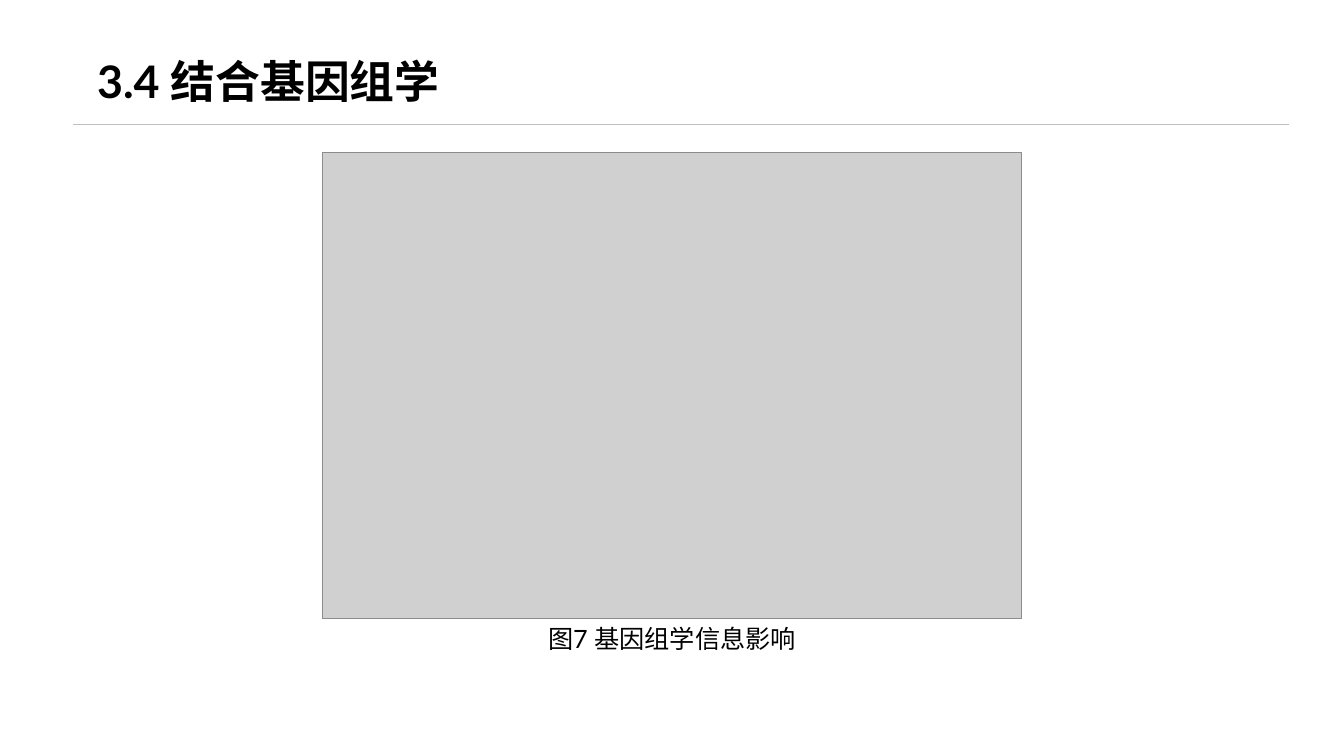
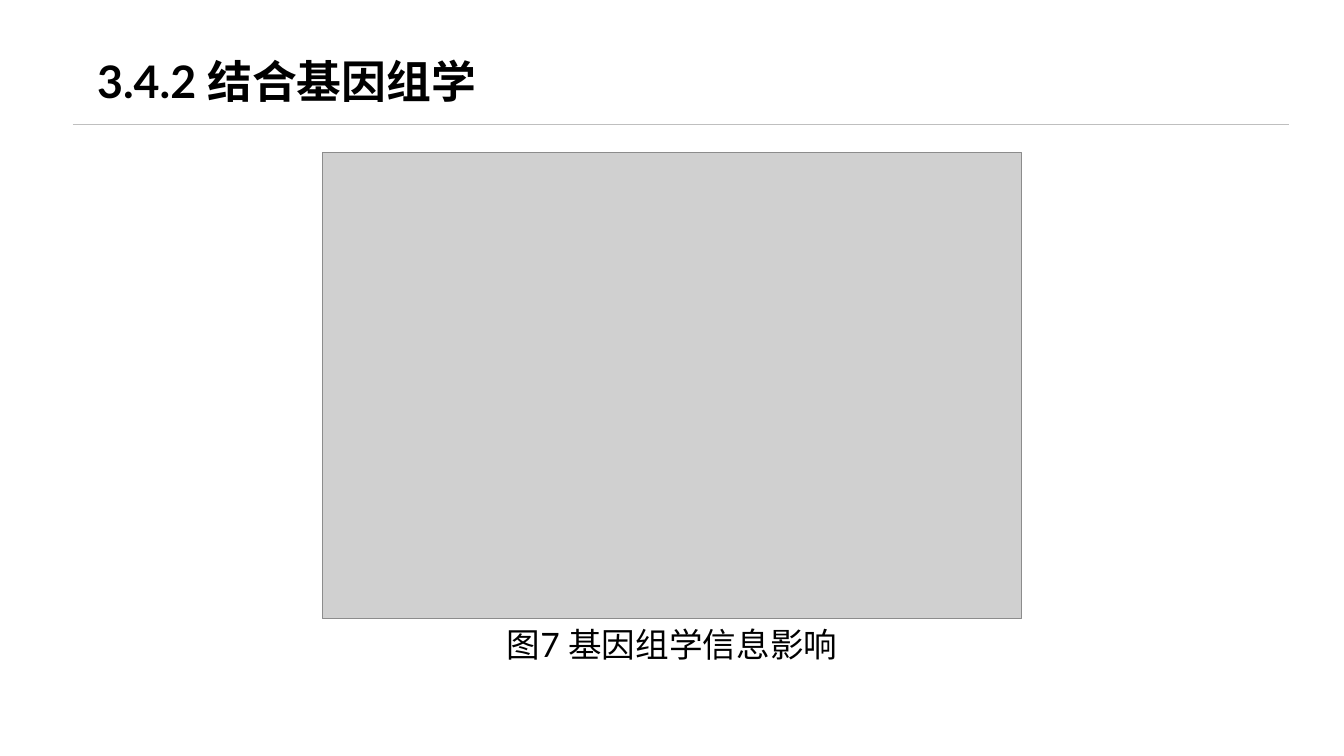
Before and after one commit to KiyoshiMu/Survival-Analysis-by-Breast-Cancer-Slides, a slide deck: slide 14 of data/pre.pptx (slide 12 before the commit). Drawn at 1344x756 pixels with LibreOffice and Linux fonts; fonts in the diff are those of the drawing; grey boxes stand for pictures; background and template pictures are left out. Boxes give left, top, right and bottom in pixels: in the first picture for what was removed or moved away, otherwise in the second. Text is boxed around its words. In the diff, an @@ line names an element or a change of style, - is before the commit and + after.

```diff
--- a/data/pre.pptx
+++ b/data/pre.pptx
@@ text at (97, 59, 476, 102): text changed @@
-3.4 结合基因组学
+3.4.2 结合基因组学
@@ text "图7 基因组学信息影响" at (507, 628, 837, 660): size 18 to 24 pt @@
```
Also in this commit, not shown: 11 other slides changed, 3 slides added.
